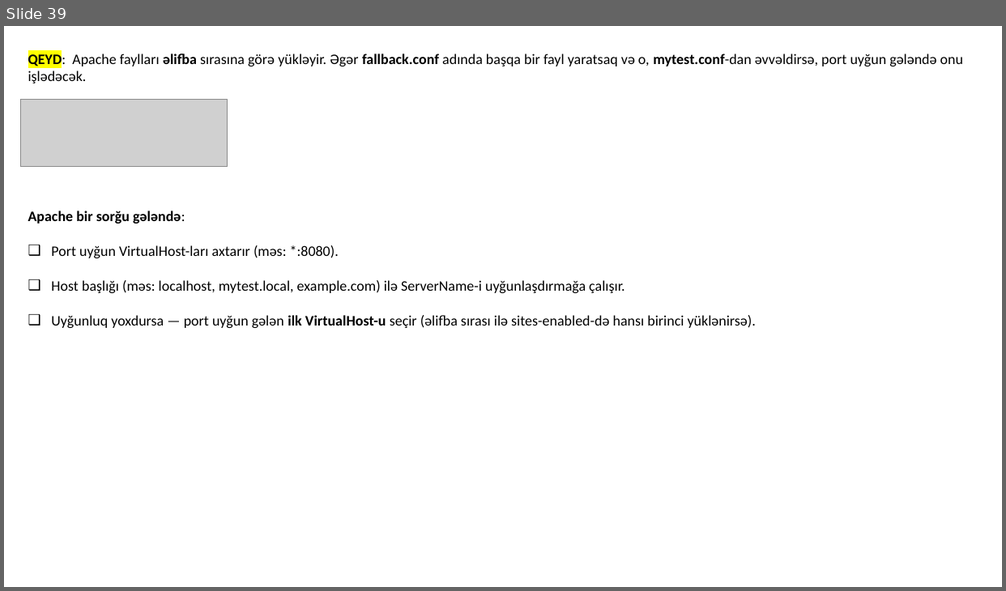
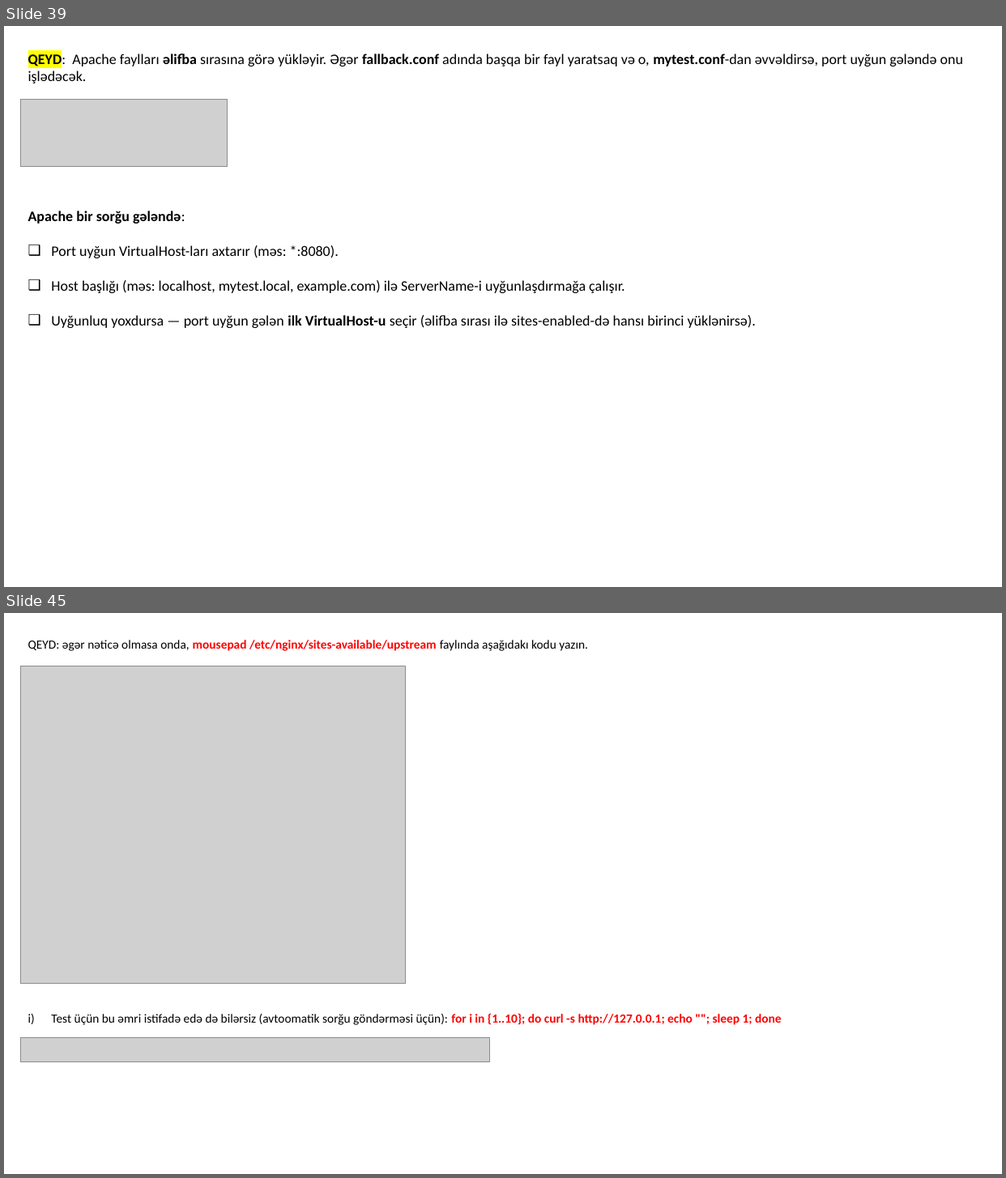
Before and after one commit to codeurient/DevOps, a slide deck: .lessons/Practice.pptx. Shown one above the other, each under a label of ours: slide 39 before the commit, slides 39 and 45 after it; the slides between them are not shown. The pictures are 1006x591 and 1006x1178 pixels, drawn with LibreOffice and Linux fonts; fonts in the diff are those of the drawing; grey boxes stand for pictures. Boxes give left, top, right and bottom in pixels: in the first picture for what was removed or moved away, otherwise in the second. Text is boxed around its words. In the diff, an @@ line names an element or a change of style, - is before the commit and + after.

```diff
--- a/.lessons/Practice.pptx
+++ b/.lessons/Practice.pptx
@@ slide 45 added at (4, 613, 1002, 1174), background #FFFFFF @@
@@ text added at (28, 640, 782, 1025), 12 pt, text #000000 @@
+QEYD: əgər nəticə olmasa onda, mousepad /etc/nginx/sites-available/upstream faylında aşağıdakı kodu yazın.
+i) Test üçün bu əmri istifadə edə də bilərsiz (avtoomatik sorğu göndərməsi üçün): for i in {1..10}; do curl -s http://127.0.0.1; echo ""; sleep 1; done
@@ picture added at (20, 666, 405, 983) @@
@@ picture added at (20, 1038, 489, 1063) @@
```
Also in this commit, not shown: 5 other slides added, 6 slides removed, 1 other file.
